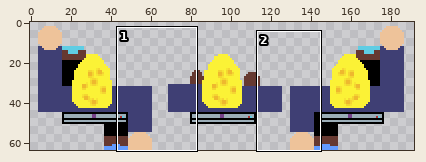
A sprite sheet gets an edit: Assets/Sprites/WalkingUpAndDown.png. The first picture is a wide view before the edit; the outline marks the close-up.
Close-up. As it was:
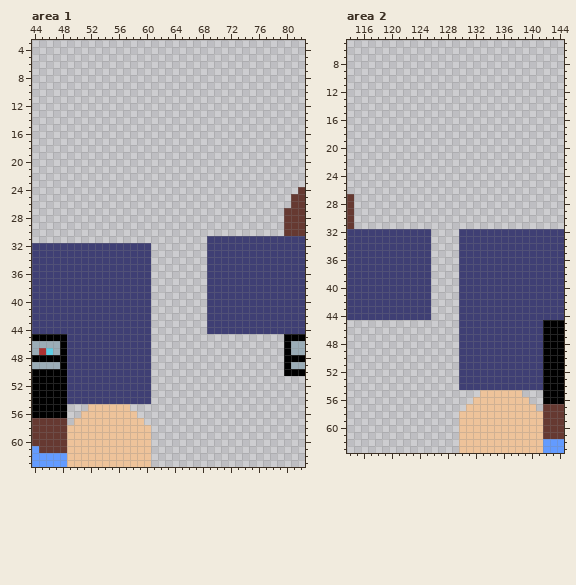
The file is 192x64 pixels. Colours within 5 levels of each other are drawn and written as one. Shown: area 1: x 44..82, y 3..63; area 2: x 114..144, y 5..63. The commit also changed other parts of the picture, which this record leaves out.
And afterwards:
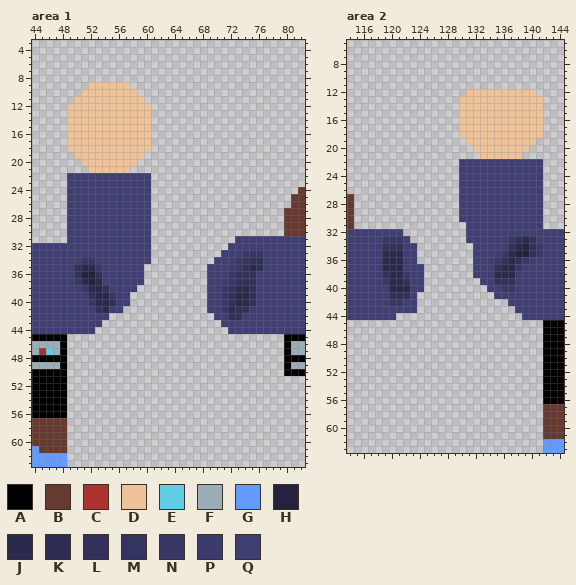
Palette (. is transparent): A #000000  B #663931  C #ac3232  D #eec39a  E #5fcde4  F #9badb7  G #639bff  H #232340  J #2a2a4d  K #2d2d54  L #31315a  M #343460  N #383867  P #3b3b6e  Q #3f3f74
From old to new:
--- area 1
@@ x 44..82 @@
  8 .......................................
- 9 .......................................
-10 .......................................
-11 .......................................
-12 .......................................
-13 .......................................
-14 .......................................
-15 .......................................
-16 .......................................
-17 .......................................
-18 .......................................
-19 .......................................
-20 .......................................
-21 .......................................
-22 .......................................
-23 .......................................
-24 ......................................B
-25 .....................................BB
-26 .....................................BB
-27 ....................................BBB
-28 ....................................BBB
-29 ....................................BBB
-30 ....................................BBB
-31 .........................QQQQQQQQQQQQQQ
-32 QQQQQQQQQQQQQQQQQ........QQQQQQQQQQQQQQ
-33 QQQQQQQQQQQQQQQQQ........QQQQQQQQQQQQQQ
-34 QQQQQQQQQQQQQQQQQ........QQQQQQQQQQQQQQ
-35 QQQQQQQQQQQQQQQQQ........QQQQQQQQQQQQQQ
-36 QQQQQQQQQQQQQQQQQ........QQQQQQQQQQQQQQ
-37 QQQQQQQQQQQQQQQQQ........QQQQQQQQQQQQQQ
-38 QQQQQQQQQQQQQQQQQ........QQQQQQQQQQQQQQ
-39 QQQQQQQQQQQQQQQQQ........QQQQQQQQQQQQQQ
-40 QQQQQQQQQQQQQQQQQ........QQQQQQQQQQQQQQ
-41 QQQQQQQQQQQQQQQQQ........QQQQQQQQQQQQQQ
-42 QQQQQQQQQQQQQQQQQ........QQQQQQQQQQQQQQ
-43 QQQQQQQQQQQQQQQQQ........QQQQQQQQQQQQQQ
-44 QQQQQQQQQQQQQQQQQ........QQQQQQQQQQQQQQ
-45 AAAAAQQQQQQQQQQQQ...................AAA
-46 FFFFAQQQQQQQQQQQQ...................AFF
-47 FCEFAQQQQQQQQQQQQ...................AFF
-48 AAAAAQQQQQQQQQQQQ...................AAA
-49 FFFFAQQQQQQQQQQQQ...................AFF
-50 AAAAAQQQQQQQQQQQQ...................AAA
-51 AAAAAQQQQQQQQQQQQ......................
-52 AAAAAQQQQQQQQQQQQ......................
-53 AAAAAQQQQQQQQQQQQ......................
-54 AAAAAQQQQQQQQQQQQ......................
-55 AAAAA...DDDDDD.........................
-56 AAAAA..DDDDDDDD........................
-57 BBBBB.DDDDDDDDDD.......................
-58 BBBBBDDDDDDDDDDDD......................
-59 BBBBBDDDDDDDDDDDD......................
-60 BBBBBDDDDDDDDDDDD......................
-61 GBBBBDDDDDDDDDDDD......................
-62 GGGGGDDDDDDDDDDDD......................
-63 GGGGGDDDDDDDDDDDD......................
+ 9 ........DDDDDD.........................
+10 .......DDDDDDDD........................
+11 ......DDDDDDDDDD.......................
+12 .....DDDDDDDDDDDD......................
+13 .....DDDDDDDDDDDD......................
+14 .....DDDDDDDDDDDD......................
+15 .....DDDDDDDDDDDD......................
+16 .....DDDDDDDDDDDD......................
+17 .....DDDDDDDDDDDD......................
+18 .....DDDDDDDDDDDD......................
+19 ......DDDDDDDDDD.......................
+20 .......DDDDDDDD........................
+21 ........DDDDDD.........................
+22 .....QQQQQQQQQQQQ......................
+23 .....QQQQQQQQQQQQ......................
+24 .....QQQQQQQQQQQQ.....................B
+25 .....QQQQQQQQQQQQ....................BB
+26 .....QQQQQQQQQQQQ....................BB
+27 .....QQQQQQQQQQQQ...................BBB
+28 .....QQQQQQQQQQQQ...................BBB
+29 .....QQQQQQQQQQQQ...................BBB
+30 .....QQQQQQQQQQQQ...................BBB
+31 .....QQQQQQQQQQQQ............QQQQQQQQQQ
+32 QQQQQQQQQQQQQQQQQ...........QQQQQQQQQQQ
+33 QQQQQQQQQQQQQQQQQ..........QQQNNNQQQQQQ
+34 QQQQQQQNNQQQQQQQQ.........QQQNMLLQQQQQQ
+35 QQQQQQLJJNQQQQQQ.........QQQPNLJLQQQQQQ
+36 QQQQQQLHHLQQQQQQ.........QQQNLLLQQQQQQQ
+37 QQQQQQNJHJQQQQQQ.........QQPNLLLQQQQQQQ
+38 QQQQQQQNJJLQQQQ..........QQNMKJLQQQQQQQ
+39 QQQQQQQQLJJNQQ...........QQNLJJLQQQQQQQ
+40 QQQQQQQQNJJLQQ...........QQNLJJLQQQQQQQ
+41 QQQQQQQQQLJQQ............QQNKLLQQQQQQQQ
+42 QQQQQQQQQQQ...............QQLLQQQQQQQQQ
+43 QQQQQQQQQQ.................QQQQQQQQQQQQ
+44 QQQQQQQQQ...................QQQQQQQQQQQ
+45 AAAAA...............................AAA
+46 FFFFA...............................AFF
+47 FCEFA...............................AFF
+48 AAAAA...............................AAA
+49 FFFFA...............................AFF
+50 AAAAA...............................AAA
+51 AAAAA..................................
+52 AAAAA..................................
+53 AAAAA..................................
+54 AAAAA..................................
+55 AAAAA..................................
+56 AAAAA..................................
+57 BBBBB..................................
+58 BBBBB..................................
+59 BBBBB..................................
+60 BBBBB..................................
+61 GBBBB..................................
+62 GGGGG..................................
+63 GGGGG..................................
--- area 2
@@ x 114..144 @@
 11 ...............................
-12 ...............................
-13 ...............................
-14 ...............................
-15 ...............................
-16 ...............................
-17 ...............................
-18 ...............................
-19 ...............................
-20 ...............................
-21 ...............................
-22 ...............................
-23 ...............................
-24 ...............................
-25 ...............................
-26 ...............................
-27 B..............................
-28 B..............................
-29 B..............................
-30 B..............................
-31 B..............................
-32 QQQQQQQQQQQQ....QQQQQQQQQQQQQQQ
-33 QQQQQQQQQQQQ....QQQQQQQQQQQQQQQ
-34 QQQQQQQQQQQQ....QQQQQQQQQQQQQQQ
-35 QQQQQQQQQQQQ....QQQQQQQQQQQQQQQ
-36 QQQQQQQQQQQQ....QQQQQQQQQQQQQQQ
-37 QQQQQQQQQQQQ....QQQQQQQQQQQQQQQ
-38 QQQQQQQQQQQQ....QQQQQQQQQQQQQQQ
-39 QQQQQQQQQQQQ....QQQQQQQQQQQQQQQ
-40 QQQQQQQQQQQQ....QQQQQQQQQQQQQQQ
-41 QQQQQQQQQQQQ....QQQQQQQQQQQQQQQ
-42 QQQQQQQQQQQQ....QQQQQQQQQQQQQQQ
-43 QQQQQQQQQQQQ....QQQQQQQQQQQQQQQ
-44 QQQQQQQQQQQQ....QQQQQQQQQQQQQQQ
-45 ................QQQQQQQQQQQQAAA
-46 ................QQQQQQQQQQQQAAA
-47 ................QQQQQQQQQQQQAAA
-48 ................QQQQQQQQQQQQAAA
-49 ................QQQQQQQQQQQQAAA
-50 ................QQQQQQQQQQQQAAA
-51 ................QQQQQQQQQQQQAAA
-52 ................QQQQQQQQQQQQAAA
-53 ................QQQQQQQQQQQQAAA
-54 ................QQQQQQQQQQQQAAA
-55 ...................DDDDDD...AAA
-56 ..................DDDDDDDD..AAA
-57 .................DDDDDDDDDD.BBB
-58 ................DDDDDDDDDDDDBBB
-59 ................DDDDDDDDDDDDBBB
-60 ................DDDDDDDDDDDDBBB
-61 ................DDDDDDDDDDDDBBB
-62 ................DDDDDDDDDDDDGGG
-63 ................DDDDDDDDDDDDGGG
+12 .................DDDDDDDDDD....
+13 ................DDDDDDDDDDDD...
+14 ................DDDDDDDDDDDD...
+15 ................DDDDDDDDDDDD...
+16 ................DDDDDDDDDDDD...
+17 ................DDDDDDDDDDDD...
+18 ................DDDDDDDDDDDD...
+19 .................DDDDDDDDDD....
+20 ..................DDDDDDDD.....
+21 ...................DDDDDD......
+22 ................QQQQQQQQQQQQ...
+23 ................QQQQQQQQQQQQ...
+24 ................QQQQQQQQQQQQ...
+25 ................QQQQQQQQQQQQ...
+26 ................QQQQQQQQQQQQ...
+27 B...............QQQQQQQQQQQQ...
+28 B...............QQQQQQQQQQQQ...
+29 B...............QQQQQQQQQQQQ...
+30 B...............QQQQQQQQQQQQ...
+31 B................QQQQQQQQQQQ...
+32 QQQQQQQQ.........QQQQQQQQQQQQQQ
+33 QQQQQNNNQ........QQQQQQNLJLQQQQ
+34 QQQQQLLLQQ........QQQQQLJHLNQQQ
+35 QQQQQJJJQQ........QQQQNJHHLNQQQ
+36 QQQQQJJJQQ........QQQNLJLNQQQQQ
+37 QQQQQJJJQQQ.......QQQLJJNQQQQQQ
+38 QQQQQLJJNQQ.......QQQJJJQQQQQQQ
+39 QQQQQNJJLQQ........QQLLLQQQQQQQ
+40 QQQQQQJJJQQ.........QQNNQQQQQQQ
+41 QQQQQQLLLQ...........QQQQQQQQQQ
+42 QQQQQQNNQQ.............QQQQQQQQ
+43 QQQQQQQQQQ..............QQQQQQQ
+44 QQQQQQQ..................QQQQQQ
+45 ............................AAA
+46 ............................AAA
+47 ............................AAA
+48 ............................AAA
+49 ............................AAA
+50 ............................AAA
+51 ............................AAA
+52 ............................AAA
+53 ............................AAA
+54 ............................AAA
+55 ............................AAA
+56 ............................AAA
+57 ............................BBB
+58 ............................BBB
+59 ............................BBB
+60 ............................BBB
+61 ............................BBB
+62 ............................GGG
+63 ............................GGG
